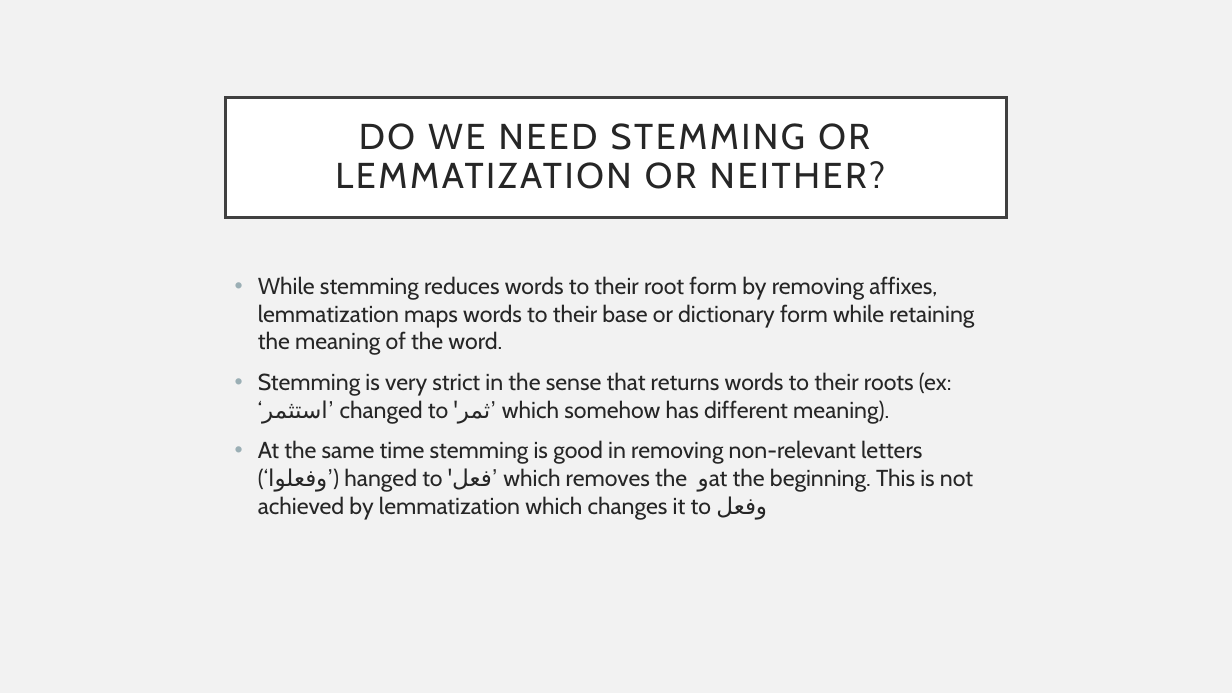
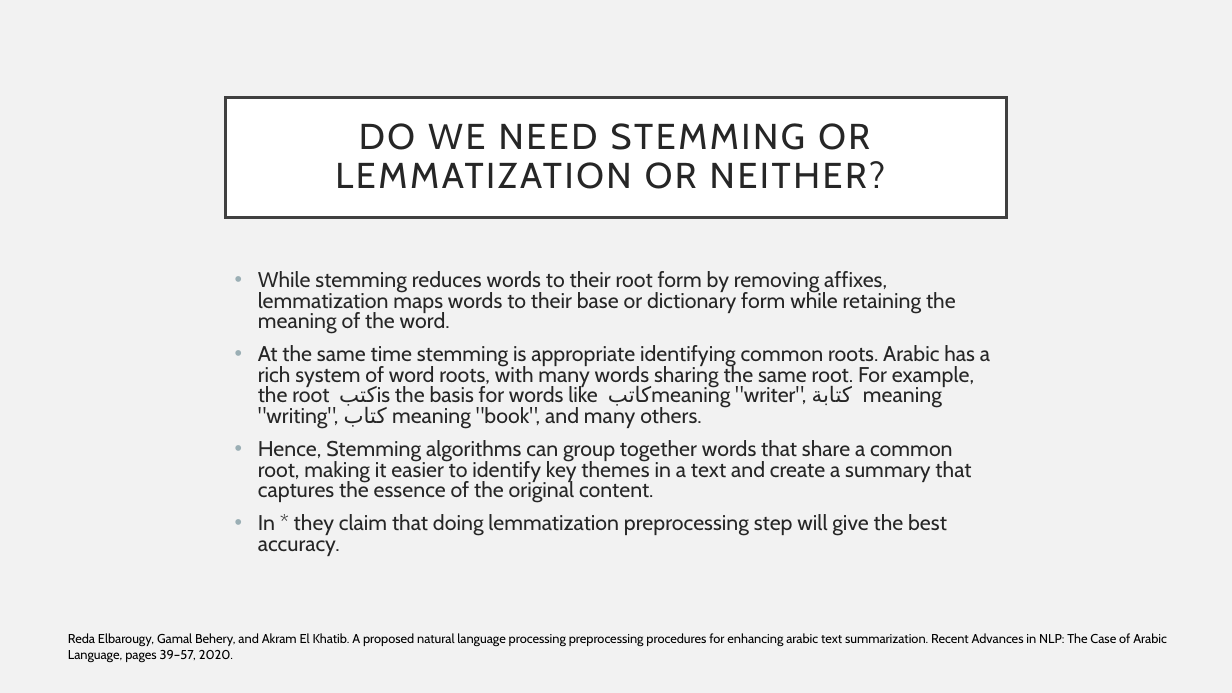
Before and after one commit to marwankhalid9876/NLP-Project, a slide deck: slide 18 of First Presentation.pptx (slide 17 before the commit). Drawn at 1232x693 pixels with LibreOffice and Linux fonts; fonts in the diff are those of the drawing. Boxes give left, top, right and bottom in pixels: in the first picture for what was removed or moved away, otherwise in the second. Text is boxed around its words. In the diff, an @@ line names an element or a change of style, - is before the commit and + after.

Commit message:
Done preprocessing

```diff
--- a/First Presentation.pptx
+++ b/First Presentation.pptx
@@ text at (x1=258, y1=271, x2=956, y2=334): size 18 to 16.6 pt in "While stemming reduces words to their root ..."; line spacing 1 to 0.8 @@
@@ text at (x1=258, y1=345, x2=990, y2=556): text changed; size 18 to 16.6 pt @@
-• Stemming is very strict in the sense that returns words to their roots (ex: ‘استثمر’ changed to 'ثمر’ which somehow has different meaning).
-• At the same time stemming is good in removing non-relevant letters (‘وفعلوا’) hanged to 'فعل’ which removes the وat the beginning. This is not achieved by lemmatization which changes it to وفعل
+• At the same time stemming is appropriate identifying common roots. Arabic has a rich system of word roots, with many words sharing the same root. For example, the root كتبis the basis for words like كاتبmeaning "writer", كتابة meaning "writing", كتاب meaning "book", and many others.
+• Hence, Stemming algorithms can group together words that share a common root, making it easier to identify key themes in a text and create a summary that captures the essence of the original content.
+• In * they claim that doing lemmatization preprocessing step will give the best accuracy.
@@ text added at (x1=68, y1=633, x2=1167, y2=662), 10 pt, text #000000 @@
+Reda Elbarougy, Gamal Behery, and Akram El Khatib. A proposed natural language processing preprocessing procedures for enhancing arabic text summarization. Recent Advances in NLP: The Case of Arabic Language, pages 39–57, 2020.
```
Also in this commit, not shown: 2 other slides changed, 1 slide added, 4 other files.
